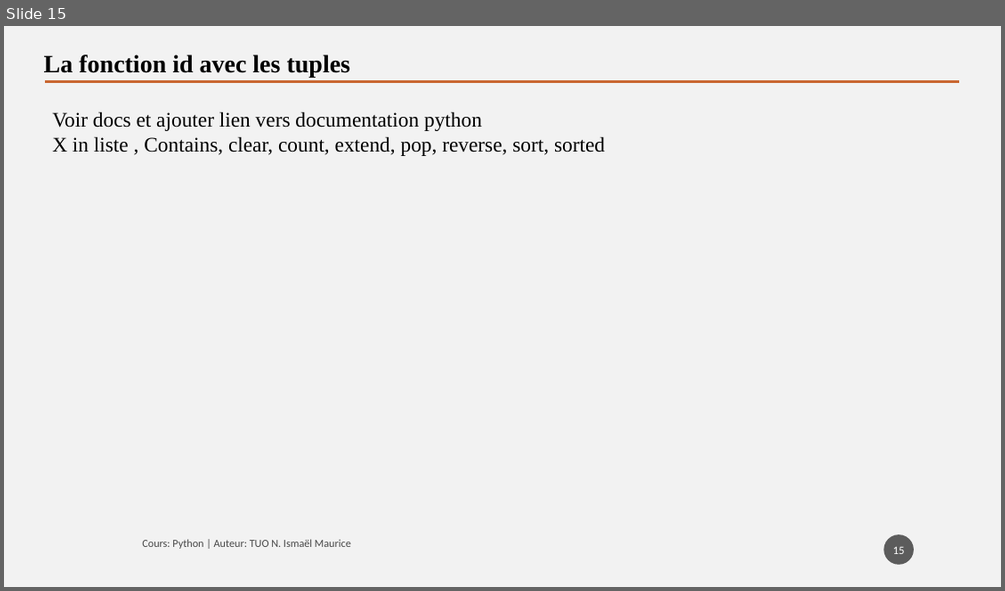
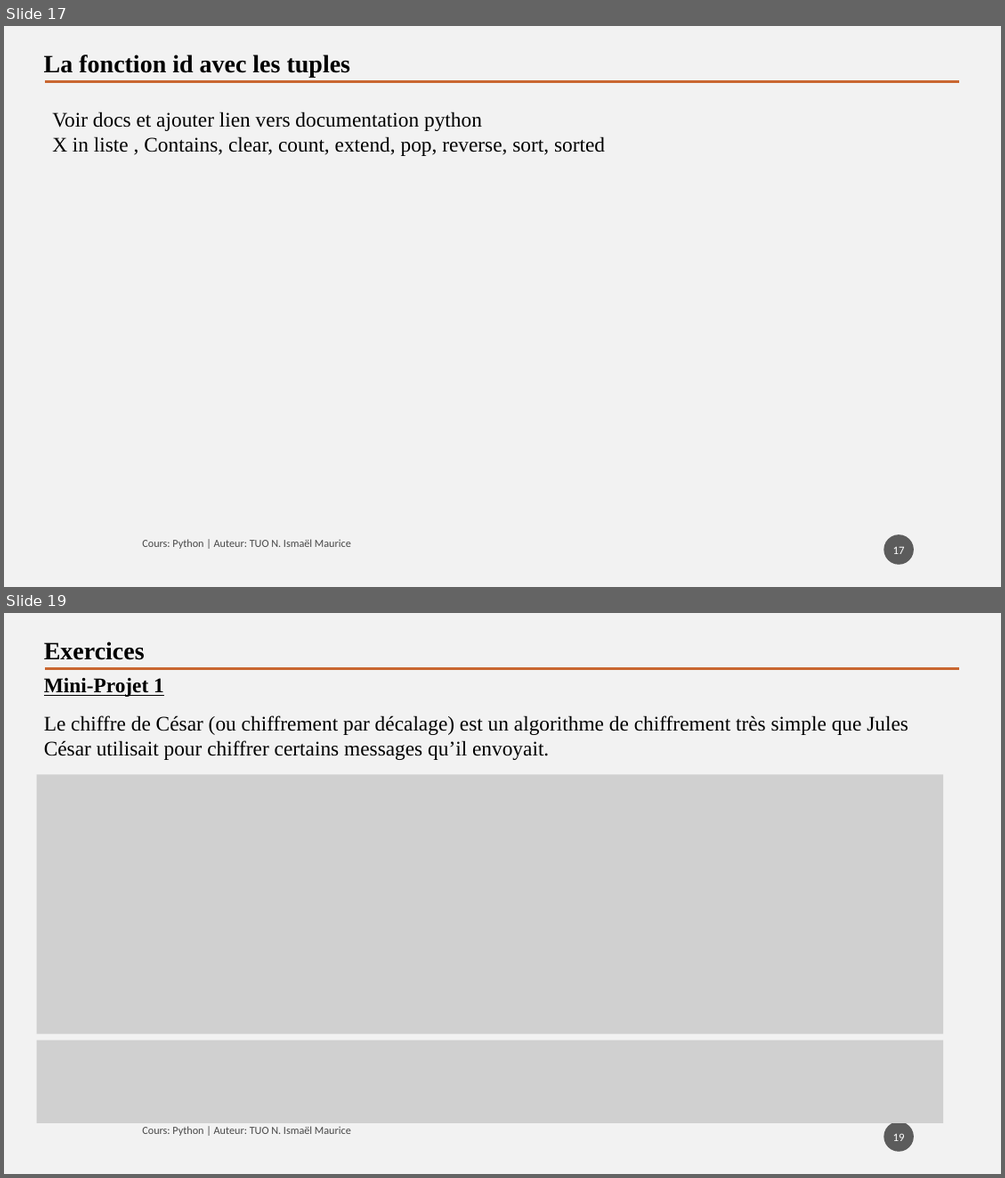
Before and after one commit to tisma95/cours-python, a slide deck: source/Chapitre 10 - Les tuples.pptx. Shown one above the other, each under a label of ours: slide 15 before the commit, slides 17 and 19 after it; the slides between them are not shown. The pictures are 1005x591 and 1005x1178 pixels, drawn with LibreOffice and Linux fonts; fonts in the diff are those of the drawing; grey boxes stand for pictures. Boxes give left, top, right and bottom in pixels: in the first picture for what was removed or moved away, otherwise in the second. Text is boxed around its words. In the diff, an @@ line names an element or a change of style, - is before the commit and + after.

```diff
--- a/source/Chapitre 10 - Les tuples.pptx
+++ b/source/Chapitre 10 - Les tuples.pptx
@@ slide 19 added at (4,613,1001,1174), background #F2F2F2 @@
@@ text added at (44,641,145,660), 24 pt, text #000000, bold @@
+Exercices
@@ text added at (44,678,164,697), 20 pt, text #000000, bold, underline @@
+Mini-Projet 1
@@ line added from (45, 668) to (959, 668), #C96731 2.5 pt @@
@@ text added at (44,715,908,760), 20 pt, text #000000 @@
+Le chiffre de César (ou chiffrement par décalage) est un algorithme de chiffrement très simple que Jules César utilisait pour chiffrer certains messages qu’il envoyait.
@@ picture added at (36,774,943,1034) @@
@@ picture added at (36,1040,943,1123) @@
@@ text added at (142,1126,351,1135), 10.5 pt, text #000000 at 70% opacity @@
+Cours: Python | Auteur: TUO N. Ismaël Maurice
@@ page number added at (884,1121,914,1151), fill #1D1D1D at 70% opacity, 11 pt, text #FFFFFF @@
+19
@@ what was slide 15 is now slide 17 @@
@@ page number at (893,547,905,554): text changed @@
-15
+17
```
Also in this commit, not shown: 1 slide changed, 3 other slides added, 3 other files.
